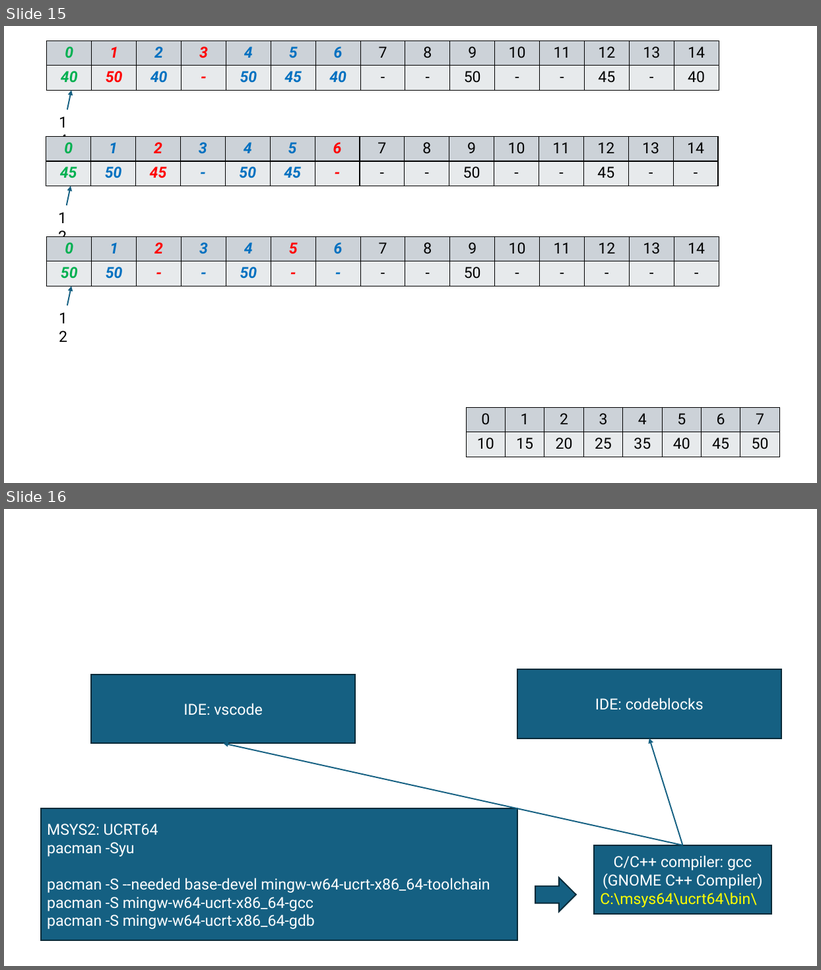
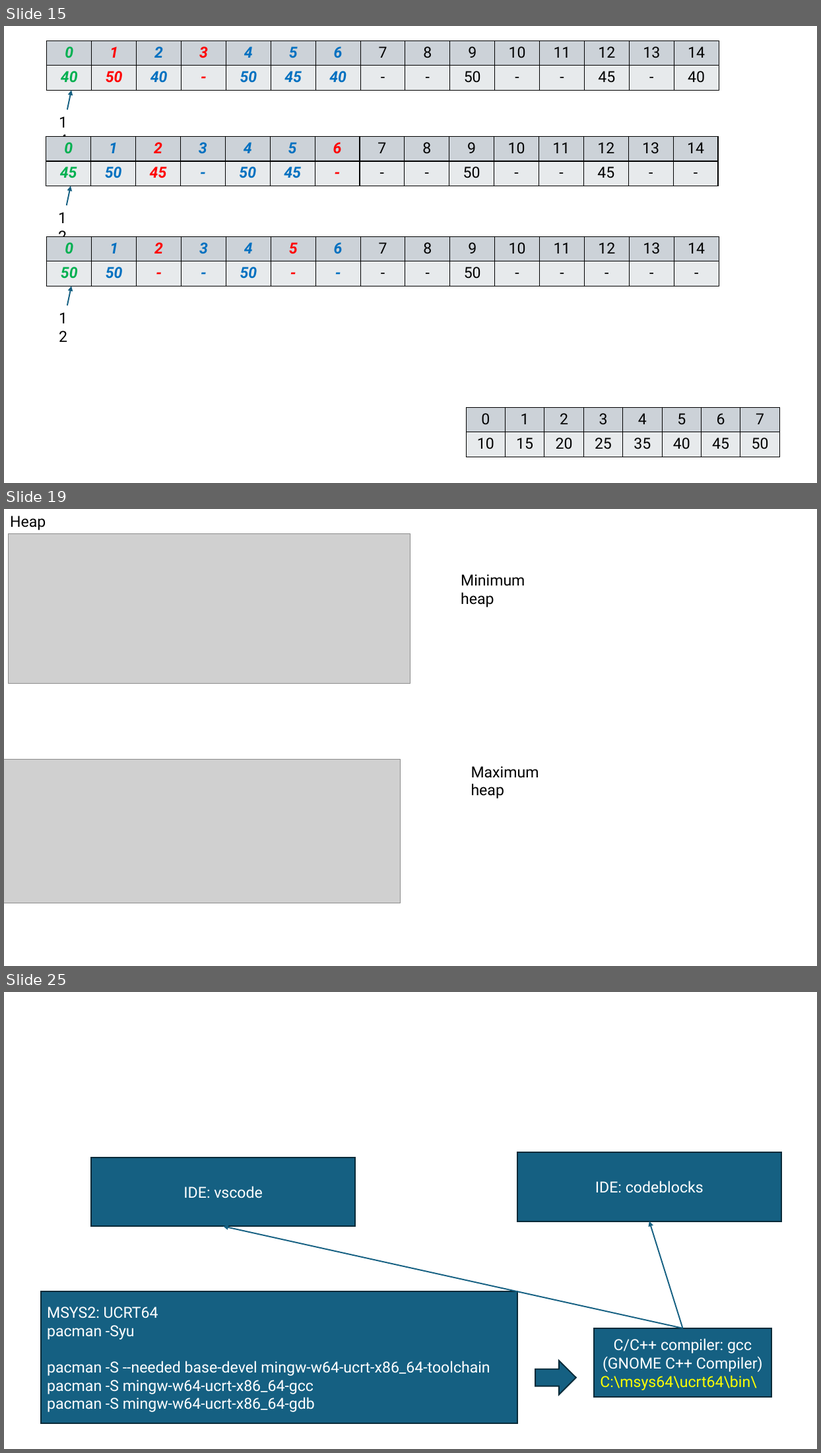
Before and after one commit to mo-mosverkstad/my_data_structure, a slide deck: ppt/dataStructure.pptx. Shown one above the other, each under a label of ours: slides 15 and 16 before the commit, slides 15, 19 and 25 after it; the slides between them are not shown. The pictures are 821x970 and 821x1453 pixels, drawn with LibreOffice and Linux fonts; fonts in the diff are those of the drawing; grey boxes stand for pictures. Boxes give left, top, right and bottom in pixels: in the first picture for what was removed or moved away, otherwise in the second. Text is boxed around its words. In the diff, an @@ line names an element or a change of style, - is before the commit and + after.

Commit message:
Add heap in the slides
Add heap in the slides

```diff
--- a/ppt/dataStructure.pptx
+++ b/ppt/dataStructure.pptx
@@ slide 19 added at (4, 509, 817, 966), background #FFFFFF @@
@@ text added at (10, 516, 46, 530), 18 pt, text #000000 @@
+Heap
@@ picture added at (8, 533, 411, 683) @@
@@ text added at (461, 574, 525, 607), 18 pt, text #000000 @@
+Minimum heap
@@ picture added at (4, 760, 401, 903) @@
@@ text added at (471, 766, 539, 799), 18 pt, text #000000 @@
+Maximum heap
@@ what was slide 16 is now slide 25 @@
```
Also in this commit, not shown: 1 slide changed, 8 other slides added.
